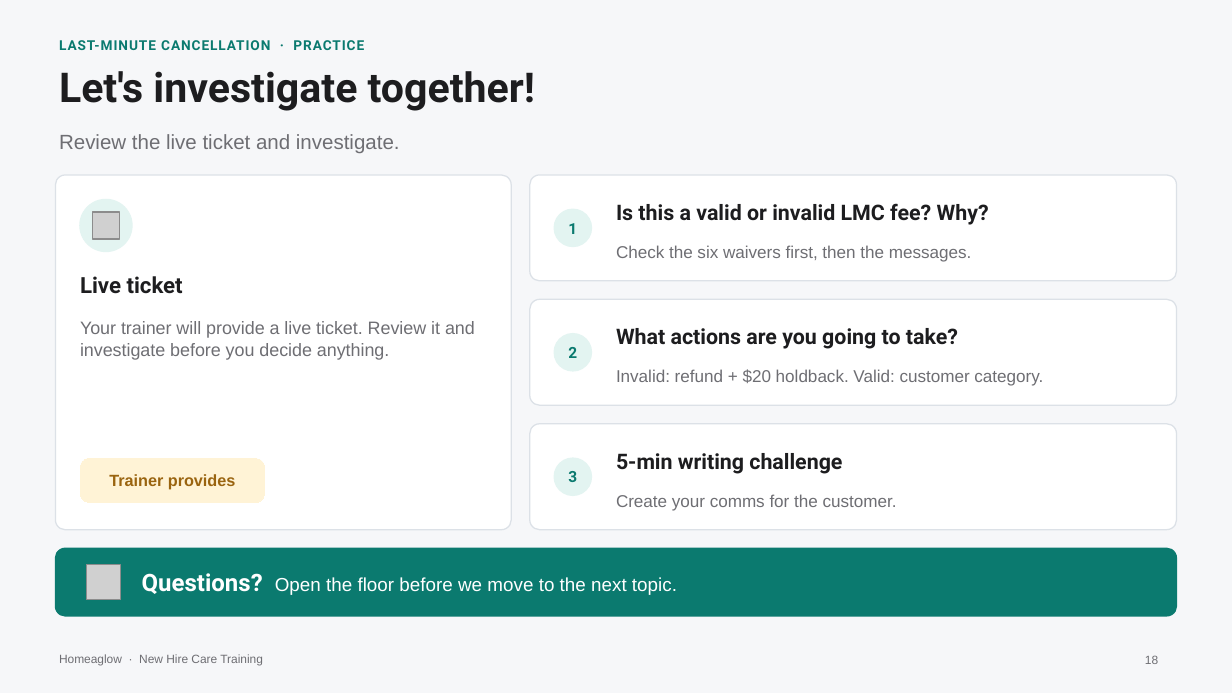
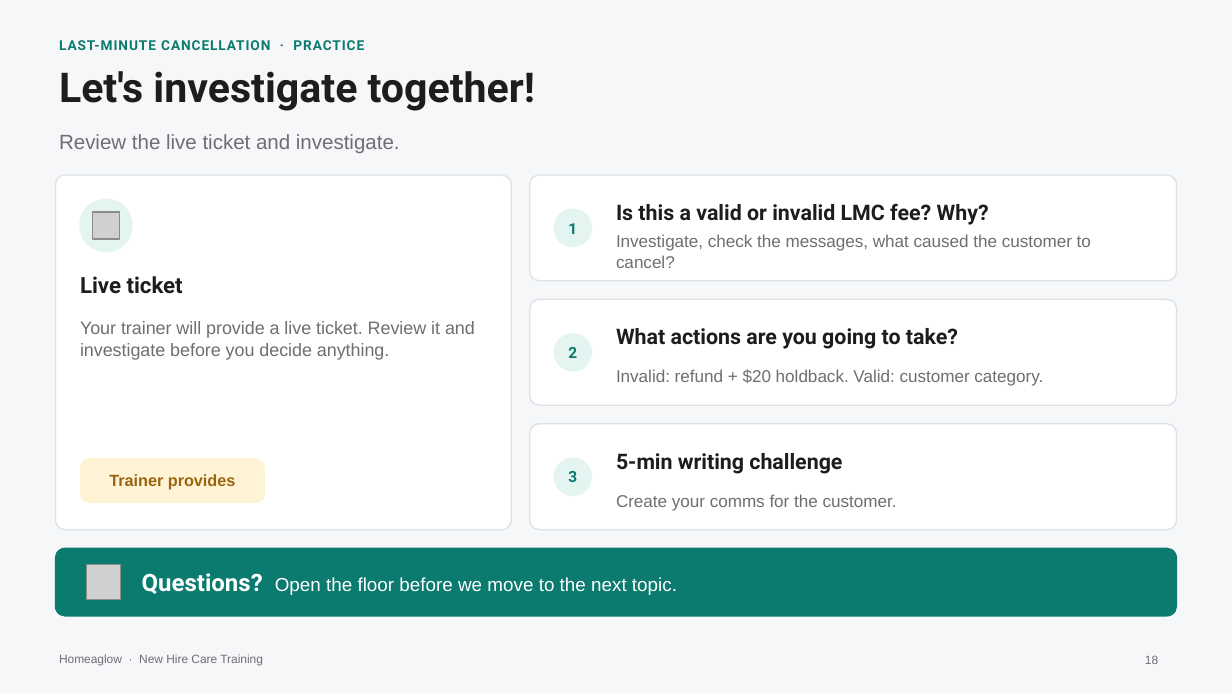
Before and after one commit to anjulimichelle/training, a slide deck: slide 18 of incorrect-info-lmc-lockout/incorrect-info-lmc-lockout.pptx. Drawn at 1232x693 pixels with LibreOffice and Linux fonts; fonts in the diff are those of the drawing; grey boxes stand for pictures. Boxes give left, top, right and bottom in pixels: in the first picture for what was removed or moved away, otherwise in the second. Text is boxed around its words. In the diff, an @@ line names an element or a change of style, - is before the commit and + after.

```diff
--- a/incorrect-info-lmc-lockout/incorrect-info-lmc-lockout.pptx
+++ b/incorrect-info-lmc-lockout/incorrect-info-lmc-lockout.pptx
@@ text at box(616, 234, 1091, 268): text changed @@
-Check the six waivers first, then the messages.
+Investigate, check the messages, what caused the customer to cancel?
```
Also in this commit, not shown: 2 other slides changed, 2 slides removed, 1 other file.
